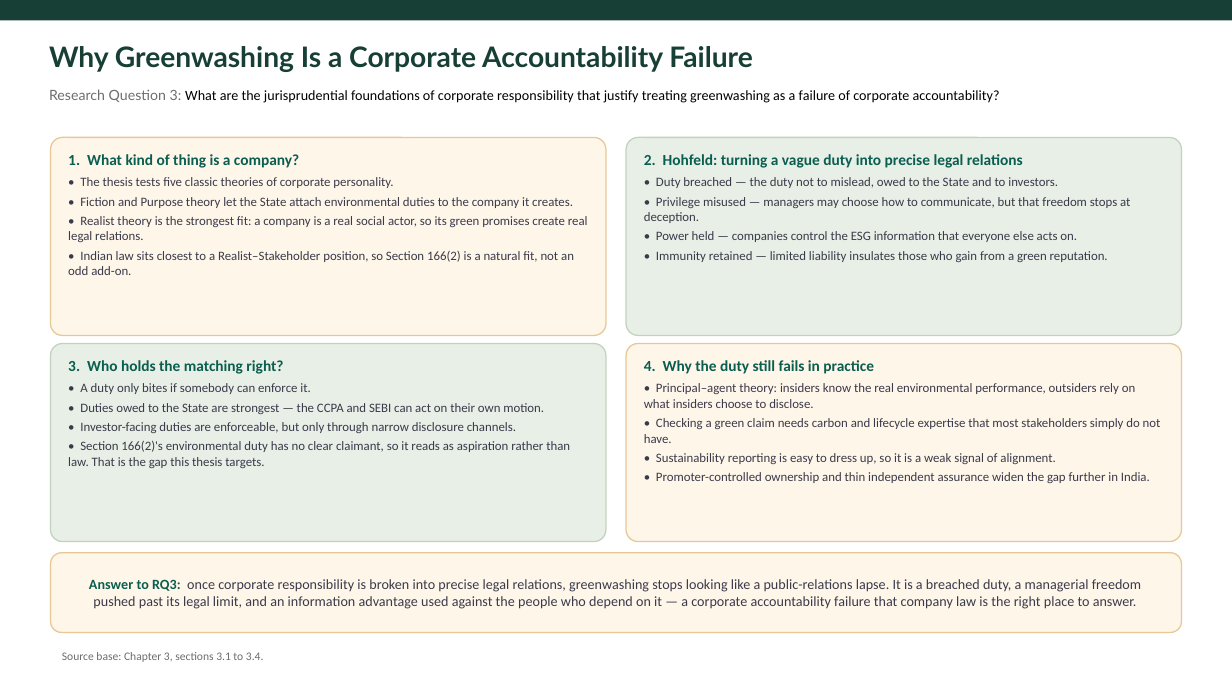
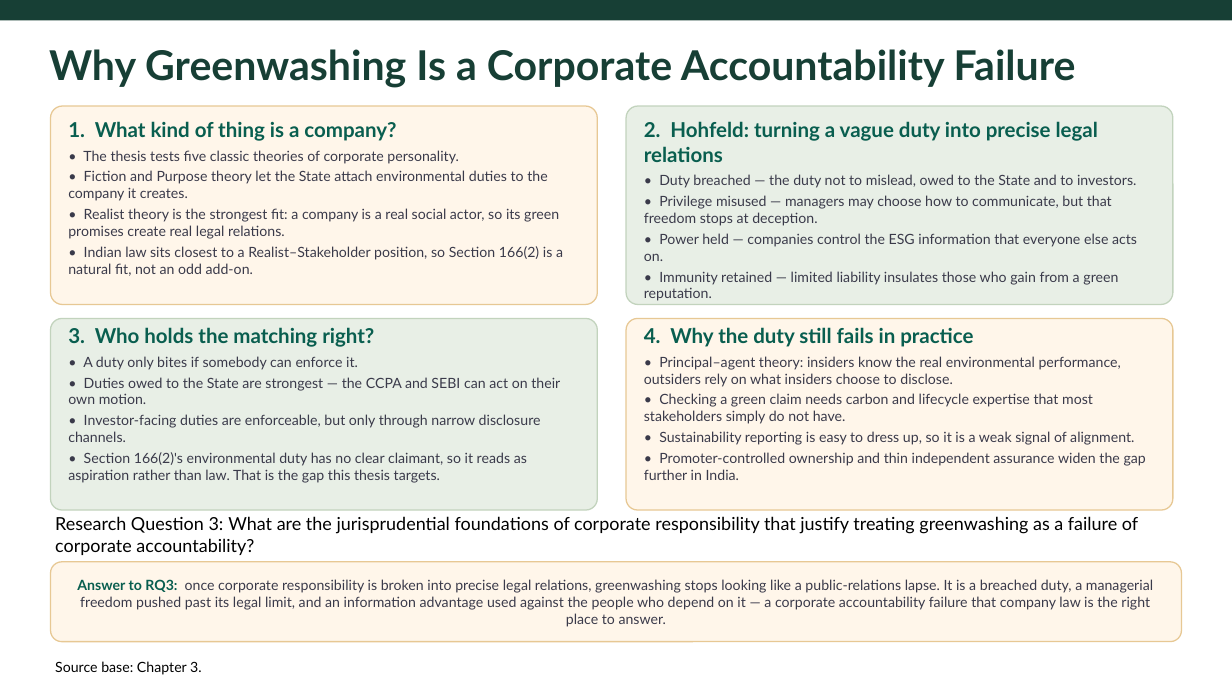
Before and after one commit to atul516/Final-VIva, a slide deck: slide 10 of Thesis Defence Presentation.pptx. Drawn at 1232x693 pixels with LibreOffice and Linux fonts; fonts in the diff are those of the drawing. Boxes give left, top, right and bottom in pixels: in the first picture for what was removed or moved away, otherwise in the second. Text is boxed around its words. In the diff, an @@ line names an element or a change of style, - is before the commit and + after.

Commit message:
docs: update thesis defence presentation slides

```diff
--- a/Thesis Defence Presentation.pptx
+++ b/Thesis Defence Presentation.pptx
@@ text "Why Greenwashing Is a Corporate ..." at (x1=49, y1=49, x2=1076, y2=88): size 22 to 32 pt @@
@@ rounded rectangle resized from (x1=51, y1=138, x2=606, y2=335) to (x1=51, y1=106, x2=598, y2=305) @@
@@ text "1. What kind of thing ..." moved from (x1=68, y1=154, x2=588, y2=275) to (x1=68, y1=121, x2=563, y2=276) @@
@@ text "1. What kind of thing ..." at (x1=68, y1=121, x2=563, y2=276): size 12 to 16 pt in "1. What kind of thing is a ..."; font Calibri to Lato, size 10 to 11 pt @@
@@ rounded rectangle resized from (x1=627, y1=138, x2=1182, y2=335) to (x1=627, y1=106, x2=1174, y2=305) @@
@@ text "2. Hohfeld: turning a vague ..." moved from (x1=644, y1=154, x2=1130, y2=262) to (x1=644, y1=121, x2=1137, y2=301) @@
@@ text "2. Hohfeld: turning a vague ..." at (x1=644, y1=121, x2=1137, y2=301): size 12 to 16 pt in "2. Hohfeld: turning a vague duty into ..."; font Calibri to Lato; size 10 to 11 pt in "• Duty breached — the duty not ...", "• Privilege misused — managers may choose ...", "• Power held — companies control the ...", "• Immunity retained — limited liability insulates ..." @@
@@ rounded rectangle resized from (x1=51, y1=344, x2=606, y2=542) to (x1=51, y1=319, x2=598, y2=510) @@
@@ text "3. Who holds the matching ..." moved from (x1=68, y1=360, x2=570, y2=468) to (x1=68, y1=327, x2=560, y2=483) @@
@@ text "3. Who holds the matching ..." at (x1=68, y1=327, x2=560, y2=483): size 12 to 16 pt in "3. Who holds the matching right?"; font Calibri to Lato, size 10 to 11 pt @@
@@ rounded rectangle resized from (x1=627, y1=344, x2=1182, y2=542) to (x1=627, y1=319, x2=1174, y2=510) @@
@@ text "4. Why the duty still ..." moved from (x1=644, y1=360, x2=1161, y2=483) to (x1=644, y1=327, x2=1146, y2=480) @@
@@ text "4. Why the duty still ..." at (x1=644, y1=327, x2=1146, y2=480): size 12 to 16 pt in "4. Why the duty still fails in ..."; font Calibri to Lato, size 10 to 11 pt @@
@@ text "Research Question 3: What are ..." moved from (x1=49, y1=89, x2=1000, y2=103) to (x1=55, y1=516, x2=1138, y2=555) @@
@@ text "Research Question 3: What are ..." at (x1=55, y1=516, x2=1138, y2=555): size 11 to 14 pt; font Calibri to Lato in "What are the jurisprudential foundations of corporate ..."; text colour #6B6F6A to #000000 in "Research Question 3:" @@
@@ rounded rectangle moved from (x1=51, y1=553, x2=1182, y2=632) to (x1=51, y1=562, x2=1182, y2=641) @@
@@ text "Answer to RQ3: once corporate ..." moved from (x1=89, y1=579, x2=1141, y2=609) to (x1=77, y1=579, x2=1153, y2=627) @@
@@ text "Answer to RQ3: once corporate ..." at (x1=77, y1=579, x2=1153, y2=627): font Calibri to Lato @@
@@ text at (x1=55, y1=661, x2=202, y2=675): text changed; size 9 to 11 pt; font Calibri to Lato; text colour #6B6F6A to #000000 @@
-Source base: Chapter 3, sections 3.1 to 3.4.
+Source base: Chapter 3.
```
Also in this commit, not shown: 22 other slides changed.
